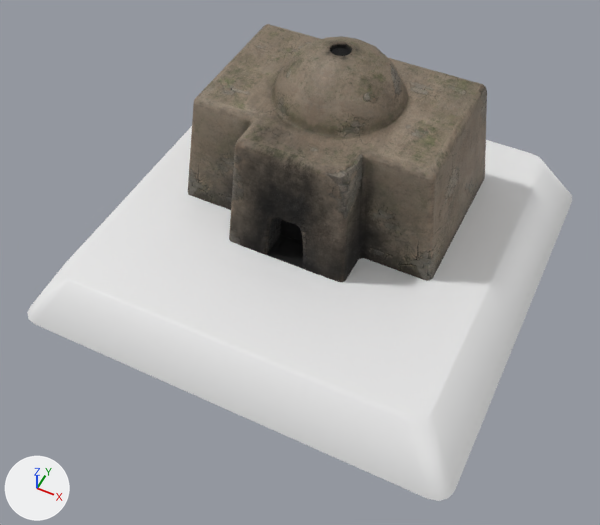
The FBX model Content/Buildings/Meshes/Limestone Burner Final.fbx: old version first, new version second.
Rendered twice from a camera (50 mm lens) standing at (4.49, -9.69, 10.59) and looking at (0.23, -1.19, -0.04). The axes (+X, +Y, +Z) are drawn at lower left. The lights are the same throughout.

In view in the first picture: 'Limestone_Burner_Base_Final', 'Limestone_Burner_Final'.
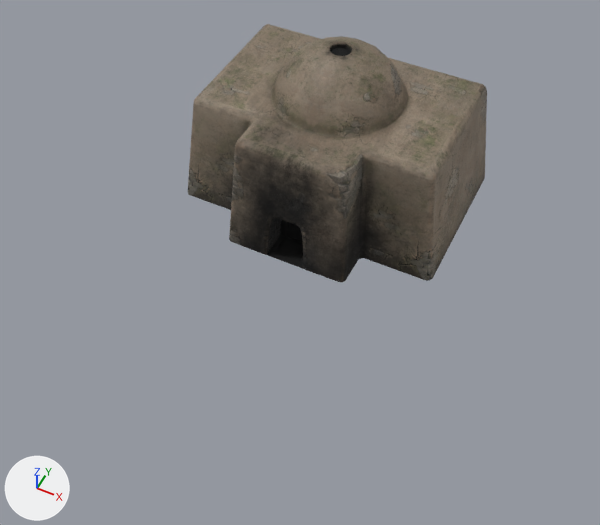
Changed parts and their boxes (x1, y1, x2, y2) in the pictures (600 x 525 px):
'Limestone_Burner_Base_Final', deleted: before (27, 126, 572, 501)

What changed in the scene script:
```text
Remove ob_limestone_burner_base_final:
    ob_limestone_burner_base_final = bpy.data.objects.new('Limestone_Burner_Base_Final', me_plane_075)
    ob_limestone_burner_base_final.location = (0.0, 0.0, 0.0)
```
